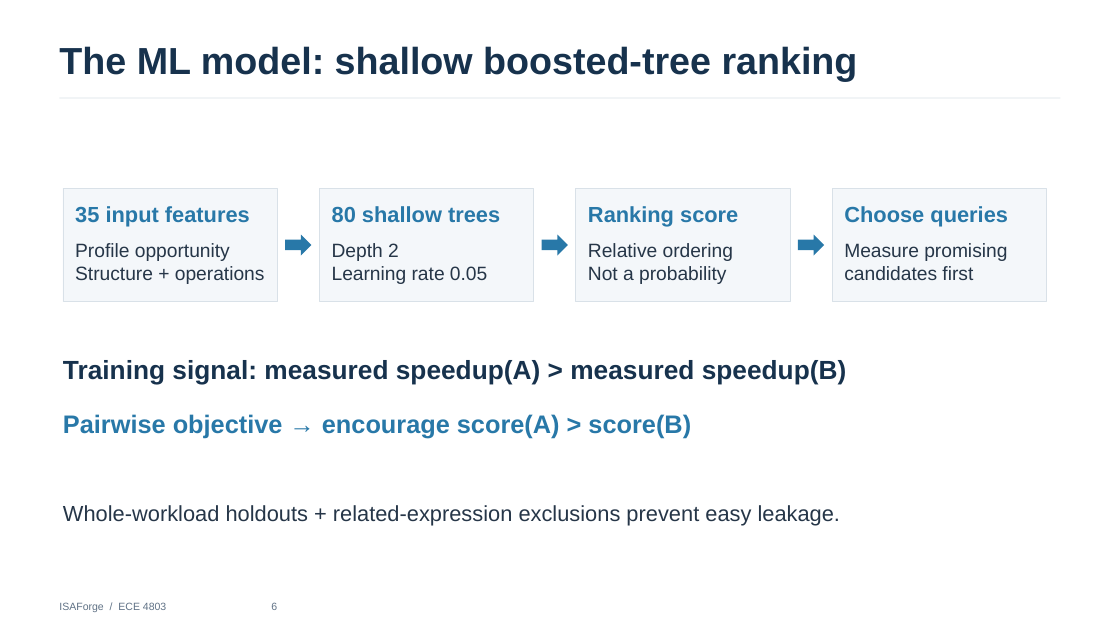
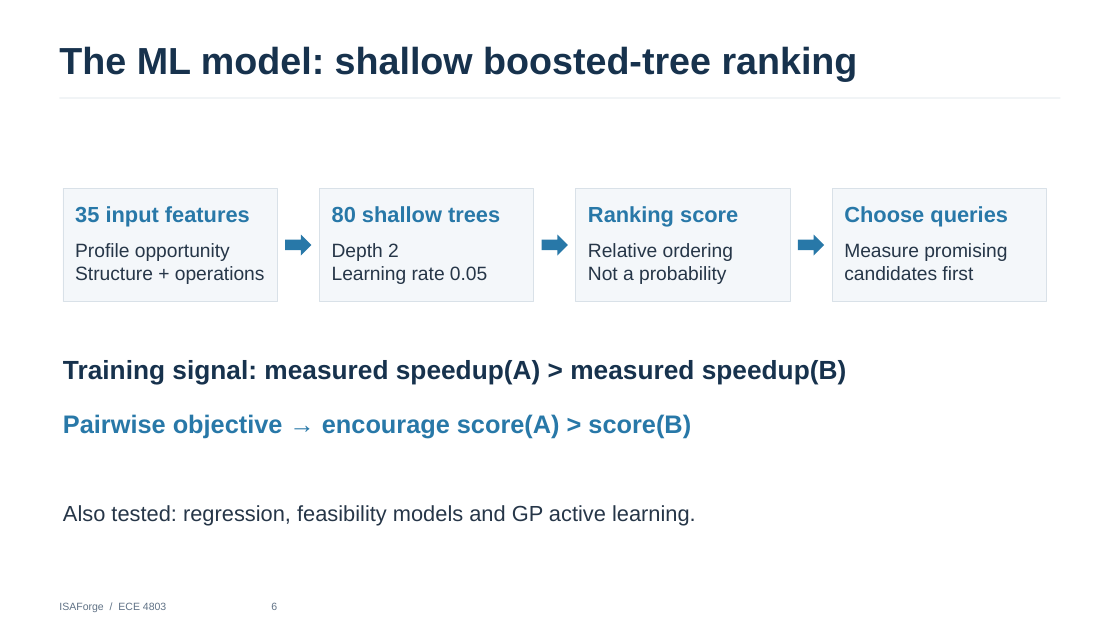
Before and after one commit to jas0nriverah/agentic-riscv-codesign, a slide deck: slide 6 of submissions/midterm-2026-10-28/isaforge-midterm-progress-slides-final.pptx. Drawn at 1120x630 pixels with LibreOffice and Linux fonts; fonts in the diff are those of the drawing. Boxes give left, top, right and bottom in pixels: in the first picture for what was removed or moved away, otherwise in the second. Text is boxed around its words. In the diff, an @@ line names an element or a change of style, - is before the commit and + after.

```diff
--- a/submissions/midterm-2026-10-28/isaforge-midterm-progress-slides-final.pptx
+++ b/submissions/midterm-2026-10-28/isaforge-midterm-progress-slides-final.pptx
@@ text at [63,505,696,526]: text changed @@
-Whole-workload holdouts + related-expression exclusions prevent easy leakage.
+Also tested: regression, feasibility models and GP active learning.
```
Also in this commit, not shown: 4 other slides changed, 4 other files.
